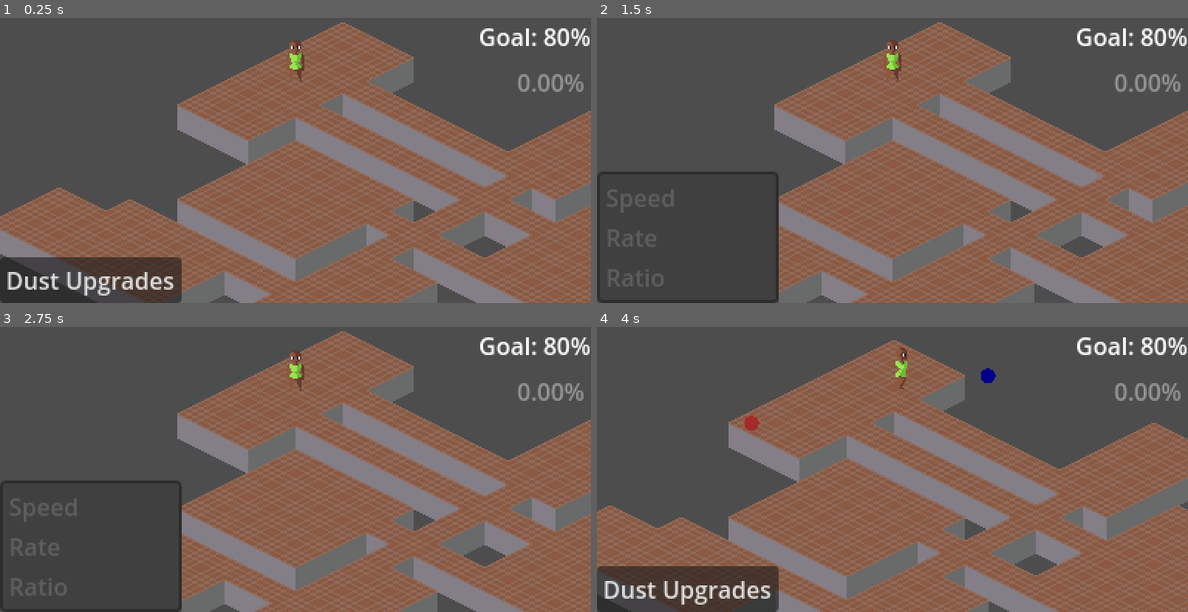
Above: before the commit, frames 1-4 (two rows, left to right).
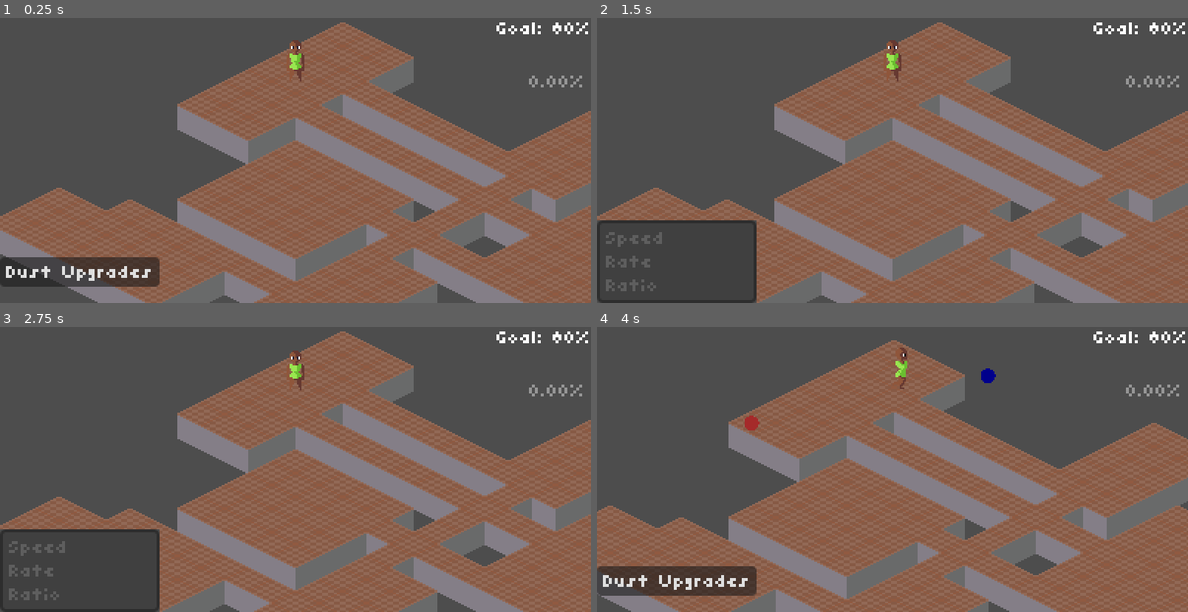
Above: after the commit, the same moments.

Repository: Ruulul/The-Duster
Game: Godot game, scene res://Components/building_generator.tscn
Two runs of this game, one before a commit and one after it. Both use one fixed random seed, a clock stepped at 60 frames per second and the inputs below.
Inputs (mouse positions are in pixels of both pictures, inside the frame that each line leads up to):
- Up to frame 1 (0.25 s): no input
- Up to frame 2 (1.5 s): click "Dust Upgrades" at 0.5 s; click "Dust Upgrades" at 1.25 s
- Up to frame 3 (2.75 s): click "Dust Upgrades" at 2 s
- Up to frame 4 (4 s): tap Enter at 2.75 s; move the mouse to (1022, 369) at 2.77 s; press the mouse at (1022, 369) at 2.78 s; move the mouse to (774, 412) at 3.52 s; release the mouse at (774, 412) at 3.53 s; click (774, 412) at 3.6 s

The runs differ from the first frame. In frame 1, 4.0% of the frame differs, in the area x 0-100%, y 1-100%; in frame 2, 5.0%; in frame 3, 5.0%; in frame 4, 4.1%.

Commit message:
tiny font added to the game theme

Diff:
--- a/Components/building_generator.tscn
+++ b/Components/building_generator.tscn
@@ -1,9 +1,10 @@
-[gd_scene load_steps=5 format=3 uid="uid://b13cyhljcqwd5"]
+[gd_scene load_steps=6 format=3 uid="uid://b13cyhljcqwd5"]
 
 [ext_resource type="Script" path="res://Components/building_generator.gd" id="1_5mw7e"]
 [ext_resource type="PackedScene" uid="uid://vrfmovep0eh7" path="res://Components/duster.tscn" id="2_q2qfh"]
 [ext_resource type="PackedScene" uid="uid://idh322qav0lo" path="res://Components/building.tscn" id="3_hr354"]
 [ext_resource type="Script" path="res://Components/New Building Button.gd" id="4_ahj35"]
+[ext_resource type="Theme" uid="uid://n10r7oyerm6" path="res://Components/theme.tres" id="4_likd3"]
 
 [node name="BuildingGenerator" type="Node2D"]
 script = ExtResource("1_5mw7e")
@@ -28,8 +29,8 @@
 offset_bottom = -19.0
 grow_horizontal = 0
 grow_vertical = 2
+theme = ExtResource("4_likd3")
 text = "Goal: 80%"
-metadata/_edit_use_anchors_ = true
 
 [node name="New Building Button" type="Button" parent="CanvasLayer" node_paths=PackedStringArray("generator")]
 anchors_preset = 6
@@ -42,6 +43,7 @@
 offset_bottom = 4.0
 grow_horizontal = 0
 grow_vertical = 2
+theme = ExtResource("4_likd3")
 disabled = true
 flat = true
 script = ExtResource("4_ahj35")
--- a/Components/duster.tscn
+++ b/Components/duster.tscn
@@ -1,7 +1,8 @@
-[gd_scene load_steps=14 format=3 uid="uid://vrfmovep0eh7"]
+[gd_scene load_steps=15 format=3 uid="uid://vrfmovep0eh7"]
 
 [ext_resource type="Script" path="res://Components/Duster.gd" id="1_6ylfx"]
 [ext_resource type="Texture2D" uid="uid://bnl0i645obv3g" path="res://ASSets/human.png" id="2_w4tfo"]
+[ext_resource type="Theme" uid="uid://n10r7oyerm6" path="res://Components/theme.tres" id="3_rnlk0"]
 [ext_resource type="Script" path="res://Components/Dust Upgrades.gd" id="3_tcrng"]
 
 [sub_resource type="RectangleShape2D" id="RectangleShape2D_hidwb"]
@@ -105,8 +106,10 @@
 anchor_top = 1.0
 anchor_bottom = 1.0
 offset_top = -31.0
-offset_right = 123.0
+offset_right = 108.0
+offset_bottom = -11.0
 grow_vertical = 0
+theme = ExtResource("3_rnlk0")
 text = "Dust Upgrades"
 flat = false
 item_count = 3
--- /dev/null
+++ b/Components/theme.tres
@@ -0,0 +1,7 @@
+[gd_resource type="Theme" load_steps=2 format=3 uid="uid://n10r7oyerm6"]
+
+[ext_resource type="FontFile" uid="uid://7gg1pqa7dtej" path="res://ASSets/tiny/tiny.ttf" id="1_2ny2t"]
+
+[resource]
+default_font = ExtResource("1_2ny2t")
+default_font_size = 12
Not shown, added: ASSets/tiny/license.txt
Binary file added: ASSets/tiny/tiny.ttf
Not shown, added: ASSets/tiny/tiny.ttf.import
Not shown, added: ASSets/tiny/tiny.txt
